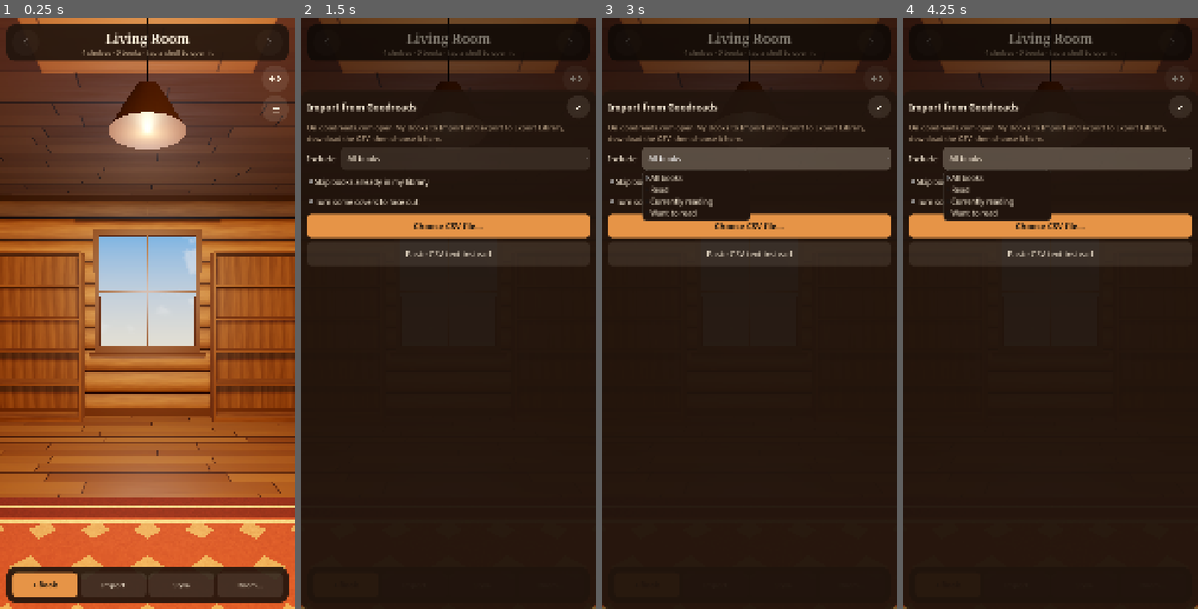
Above: before the commit, frames 1-4 (left to right).
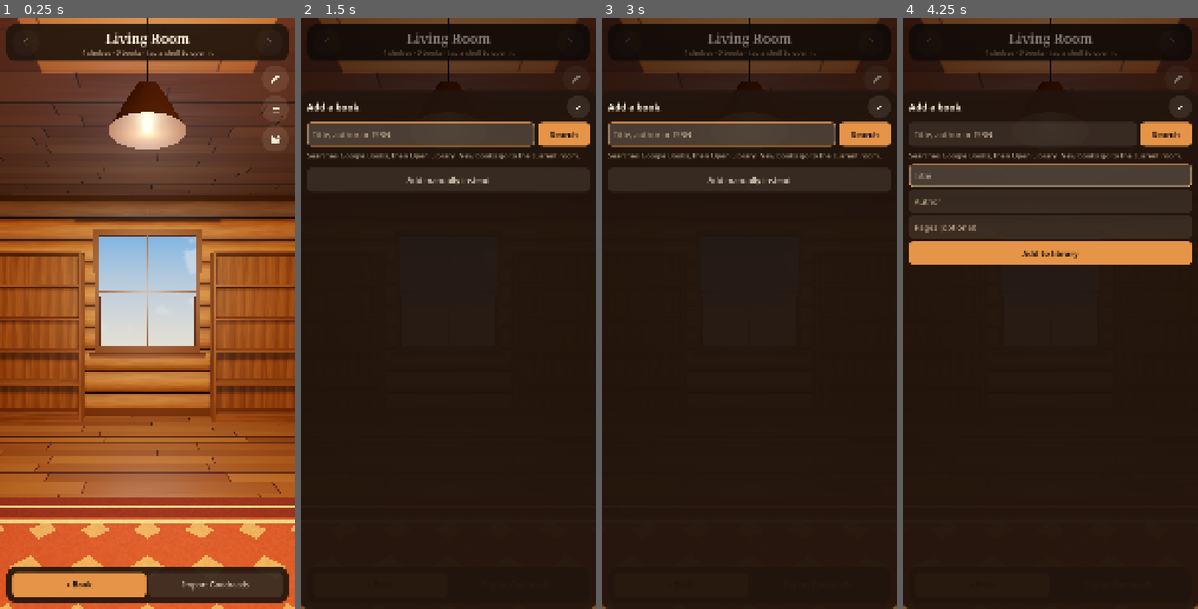
Above: after the commit, the same moments.

Repository: TheGoobsy/shelfcontrol
Game: Godot game, scene res://scenes/main.tscn
Same seed, same stepped clock (60 frames per second), same inputs: the game is played once before the commit and once after it.
Inputs (mouse positions are in pixels of both pictures, inside the frame that each line leads up to):
- Up to frame 1 (0.25 s): no input
- Up to frame 2 (1.5 s): click (413, 585) at 0.5 s, where only the run before the commit has a clickable "Import"; click (483, 585) at 1.25 s, where only the run before the commit has a clickable "Style"
- Up to frame 3 (3 s): click (817, 585) at 2 s, where only the run after the commit has a clickable "Import Goodreads"; click (767, 159) at 2.75 s, where only the run before the commit has a clickable "All books"
- Up to frame 4 (4.25 s): click (1050, 183) at 3.5 s, where only the run before the commit has a clickable "Skip books already in my libr…"

The runs differ from the first frame. In frame 1, 1.4% of the frame differs, in the area x 6-98%, y 9-98%; in frame 2, 9.3%; in frame 3, 12%; in frame 4, 15%, in the area x 2-98%, y 9-42%.

Commit message:
Wrap wood grain around boards; pencil edit icon replaces Room/Shelf/Style buttons
Co-Authored-By: Claude Fable 5.1 <noreply@anthropic.com>

Diff:
--- /dev/null
+++ b/icons/pencil.svg
@@ -0,0 +1,7 @@
+<svg xmlns="http://www.w3.org/2000/svg" viewBox="0 0 96 96" width="96" height="96">
+  <g fill="none" stroke="#ffffff" stroke-width="7" stroke-linecap="round" stroke-linejoin="round">
+    <path d="M22 74 L26 60 L60 26 L70 36 L36 70 Z"/>
+    <path d="M54 32 L64 42"/>
+    <path d="M26 60 L36 70"/>
+  </g>
+</svg>
--- a/scripts/main.gd
+++ b/scripts/main.gd
@@ -81,6 +81,11 @@
 	hud.tray_chip_pressed.connect(_on_tray_chip)
 	hud.settings_pressed.connect(func(): hud.dialogs.open_settings())
 	hud.books_pressed.connect(func(): hud.dialogs.open_all_books())
+	hud.edit_pressed.connect(func():
+		if mode == Mode.SHELF and active_shelf:
+			hud.dialogs.open_shelf_menu(active_shelf.shelf_id)
+		else:
+			hud.dialogs.open_room_menu())
 	Settings.changed.connect(func(key: String):
 		if key == "spine_top_down":
 			_on_structure_changed())
--- a/scripts/ui/dialogs.gd
+++ b/scripts/ui/dialogs.gd
@@ -515,6 +515,9 @@
 	var add_shelf := hud.button("+ Add a shelf", "AccentButton")
 	add_shelf.pressed.connect(func(): _add_shelf_picker(rid))
 	c.add_child(add_shelf)
+	var style_btn := hud.button("Change library style · %s" % str(Styles.get_style(Library.get_style_id())["name"]))
+	style_btn.pressed.connect(open_style)
+	c.add_child(style_btn)
 	var rename := hud.button("Rename room")
 	rename.pressed.connect(func():
 		prompt("Rename room", str(room["name"]), "Room name", func(t: String): Library.rename_room(rid, t)))
--- a/scripts/ui/hud.gd
+++ b/scripts/ui/hud.gd
@@ -14,6 +14,7 @@
 signal title_pressed()
 signal settings_pressed()
 signal books_pressed()
+signal edit_pressed()
 
 var main: Node
 var style: Dictionary = {}
@@ -330,8 +331,9 @@
 	side_box.offset_right = -24
 	side_box.add_theme_constant_override("separation", 14)
 	root.add_child(side_box)
+	_side_button("res://icons/pencil.svg", "Edit room or shelf", edit_pressed)
+	_side_button("res://icons/list.svg", "All books", books_pressed)
 	_side_button("res://icons/gear.svg", "Settings", settings_pressed)
-	_side_button("res://icons/list.svg", "All books", books_pressed)
 
 func _build_bottom() -> void:
 	bottom_bar = PanelContainer.new()
@@ -373,7 +375,10 @@
 	b.custom_minimum_size = Vector2(0, 92)
 	b.size_flags_horizontal = Control.SIZE_EXPAND_FILL
 	b.clip_text = true
-	b.add_theme_font_size_override("font_size", 27)
+	b.add_theme_font_size_override("font_size", 28)
+	b.add_theme_color_override("icon_normal_color", fg())
+	b.add_theme_color_override("icon_hover_color", fg())
+	b.add_theme_color_override("icon_pressed_color", fg())
 	actions.add_child(b)
 	return b
 
@@ -382,14 +387,15 @@
 		actions.remove_child(c)
 		c.queue_free()
 	if mode_shelf:
-		_action("‹ Room").pressed.connect(func(): back_pressed.emit())
+		var back := _action("Back to room")
+		back.icon = load("res://icons/chevron_left.svg")
+		back.icon_alignment = HORIZONTAL_ALIGNMENT_CENTER
+		back.add_theme_constant_override("icon_max_width", 30)
+		back.pressed.connect(func(): back_pressed.emit())
 		_action("+ Book", "AccentButton").pressed.connect(func(): add_book_pressed.emit())
-		_action("Shelf…").pressed.connect(func(): shelf_menu_pressed.emit())
 	else:
 		_action("+ Book", "AccentButton").pressed.connect(func(): add_book_pressed.emit())
-		_action("Import").pressed.connect(func(): import_pressed.emit())
-		_action("Style").pressed.connect(func(): style_pressed.emit())
-		_action("Room…").pressed.connect(func(): room_menu_pressed.emit())
+		_action("Import Goodreads").pressed.connect(func(): import_pressed.emit())
 
 func set_room_mode(room_name: String, subtitle: String, has_multiple: bool) -> void:
 	mode_shelf = false
--- a/shaders/wood.gdshader
+++ b/shaders/wood.gdshader
@@ -1,8 +1,9 @@
 shader_type spatial;
 #include "res://shaders/noise.gdshaderinc"
 
-// Solid-wood board shader. The grain runs along the board's longest axis, whichever way the
-// box is oriented: each MeshInstance3D passes its BoxMesh size via the "box_size" instance uniform.
+// Solid-wood board shader. The grain runs along the board's longest axis and the ring pattern is
+// unwrapped around the board's cross-section so it continues over the edges. Cut ends show end grain.
+// Each MeshInstance3D passes its BoxMesh size via the "box_size" instance uniform.
 uniform vec3 color_a : source_color = vec3(0.50, 0.32, 0.16);
 uniform vec3 color_b : source_color = vec3(0.36, 0.21, 0.10);
 uniform float grain_scale = 1.0;
@@ -20,29 +21,48 @@
 }
 
 void fragment() {
-	vec3 an = abs(lnrm);
-	// axes lying in this face's plane
-	vec3 u_axis;
-	vec3 v_axis;
-	float u_len;
-	float v_len;
-	if (an.y > an.x && an.y > an.z) {
-		u_axis = vec3(1.0, 0.0, 0.0); v_axis = vec3(0.0, 0.0, 1.0); u_len = box_size.x; v_len = box_size.z;
-	} else if (an.x > an.z) {
-		u_axis = vec3(0.0, 1.0, 0.0); v_axis = vec3(0.0, 0.0, 1.0); u_len = box_size.y; v_len = box_size.z;
+	// long axis L and the two cross axes A, B (with half extents ha, hb)
+	vec3 L; vec3 A; vec3 B;
+	float ha; float hb;
+	if (box_size.x >= box_size.y && box_size.x >= box_size.z) {
+		L = vec3(1.0, 0.0, 0.0); A = vec3(0.0, 1.0, 0.0); B = vec3(0.0, 0.0, 1.0); ha = box_size.y * 0.5; hb = box_size.z * 0.5;
+	} else if (box_size.y >= box_size.z) {
+		L = vec3(0.0, 1.0, 0.0); A = vec3(0.0, 0.0, 1.0); B = vec3(1.0, 0.0, 0.0); ha = box_size.z * 0.5; hb = box_size.x * 0.5;
 	} else {
-		u_axis = vec3(1.0, 0.0, 0.0); v_axis = vec3(0.0, 1.0, 0.0); u_len = box_size.x; v_len = box_size.y;
-	}
-	// grain runs along the longer of the two
-	if (v_len > u_len) {
-		vec3 t = u_axis; u_axis = v_axis; v_axis = t;
+		L = vec3(0.0, 0.0, 1.0); A = vec3(1.0, 0.0, 0.0); B = vec3(0.0, 1.0, 0.0); ha = box_size.x * 0.5; hb = box_size.y * 0.5;
 	}
 	float seed = hash21(seed_pos.xz * 7.3 + seed_pos.yy * 3.1) * 40.0;
-	vec2 uv = vec2(dot(lpos, u_axis), dot(lpos, v_axis)) * grain_scale + vec2(seed, seed * 0.37);
-	float g = fbm(vec2(uv.x * 1.6, uv.y * 24.0));
-	float rings = sin(uv.y * 42.0 + g * 6.0 + uv.x * 0.8) * 0.5 + 0.5;
-	float streak = fbm(vec2(uv.x * 6.0, uv.y * 90.0)) * 0.25;
-	vec3 base = mix(color_a, color_b, rings * 0.42 + g * 0.45 + streak);
+	float u = dot(lpos, L) + seed;
+	float a = dot(lpos, A);
+	float b = dot(lpos, B);
+	float na = dot(lnrm, A);
+	float nb = dot(lnrm, B);
+	float nl = dot(lnrm, L);
+	vec3 base;
+	if (abs(nl) > 0.7) {
+		// end grain: concentric rings around an off-centre pith
+		vec2 c = vec2(a, b) - vec2(ha * 0.3, -hb * 0.2);
+		float rr = length(c) * 60.0 + fbm(c * 30.0 + seed) * 3.0;
+		float rings = sin(rr) * 0.5 + 0.5;
+		base = mix(color_a, color_b, rings * 0.5 + 0.35) * 0.92;
+	} else {
+		// perimeter coordinate v, continuous across three of the four edges
+		float v;
+		if (nb > 0.7) {
+			v = a;
+		} else if (na > 0.7) {
+			v = ha + (hb - b);
+		} else if (nb < -0.7) {
+			v = ha + 2.0 * hb + (ha - a);
+		} else {
+			v = 2.0 * ha + 2.0 * hb + (b + hb);
+		}
+		vec2 uv = vec2(u, v + seed * 0.37) * grain_scale;
+		float g = fbm(vec2(uv.x * 1.6, uv.y * 24.0));
+		float rings = sin(uv.y * 42.0 + g * 6.0 + uv.x * 0.8) * 0.5 + 0.5;
+		float streak = fbm(vec2(uv.x * 6.0, uv.y * 90.0)) * 0.25;
+		base = mix(color_a, color_b, rings * 0.42 + g * 0.45 + streak);
+	}
 	ALBEDO = base;
 	ROUGHNESS = roughness_val;
 }
Not shown, added: icons/pencil.svg.import
Not shown, changed: README.md
